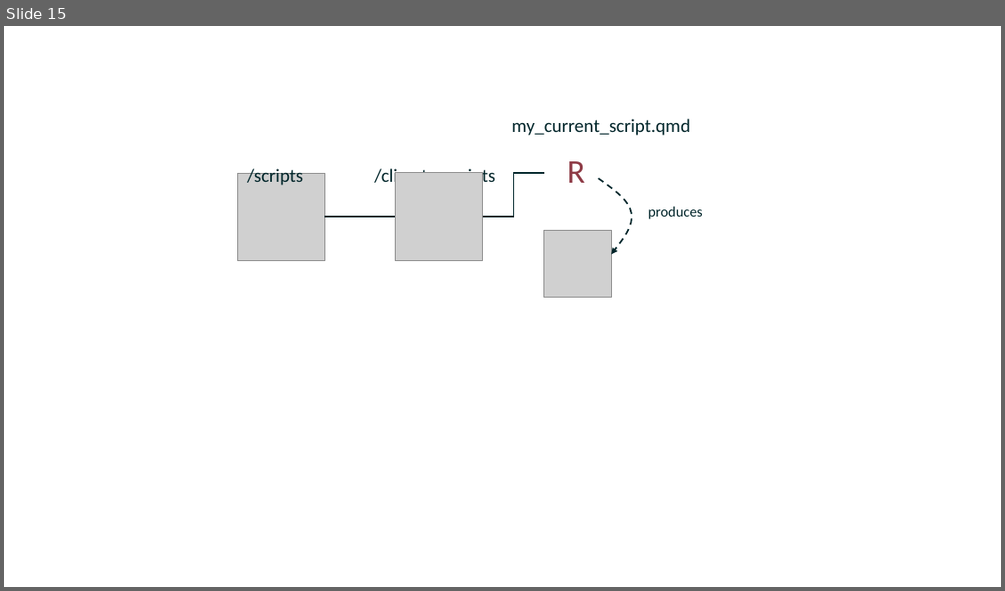
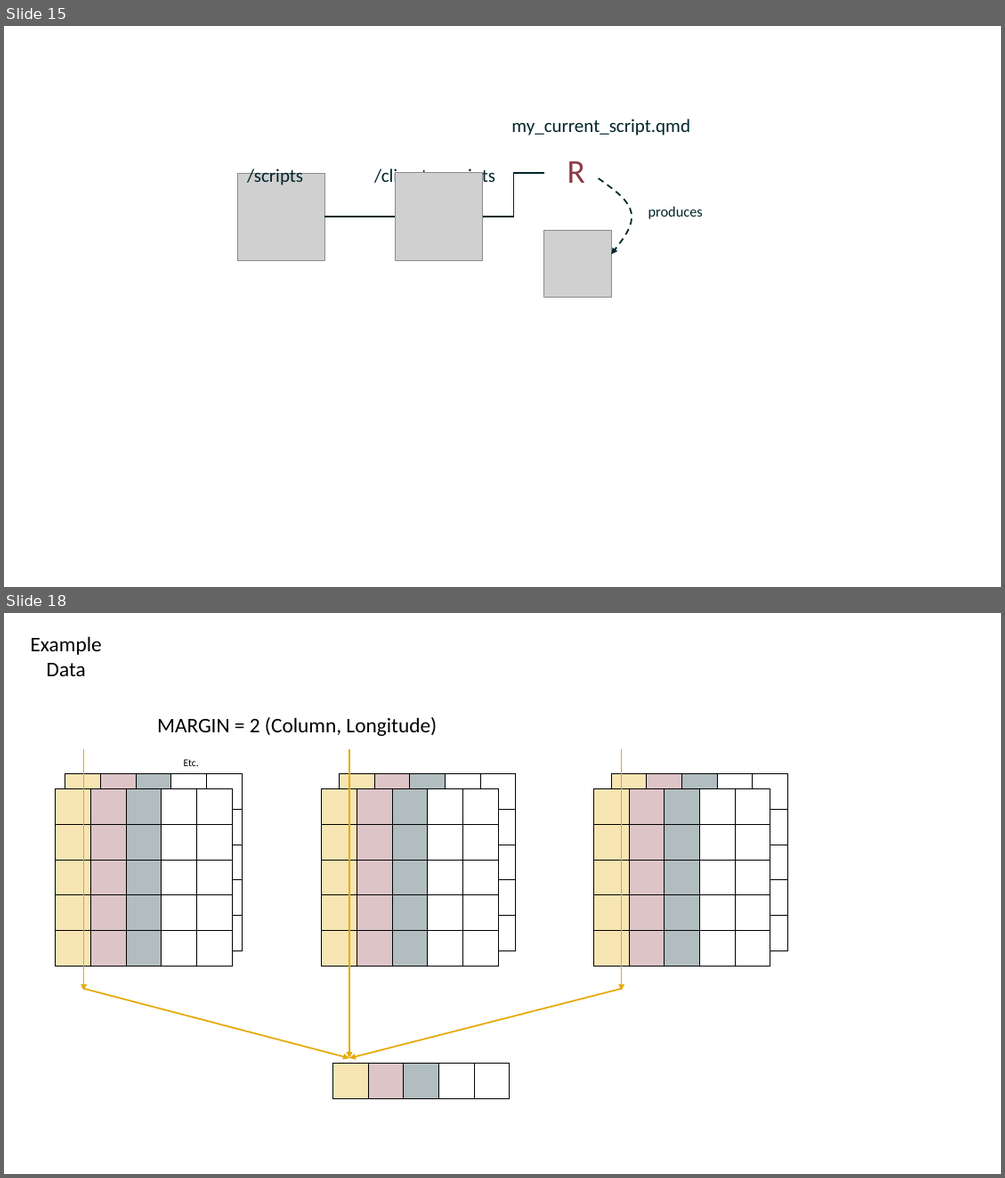
Before and after one commit to add-am/website, a slide deck: images/listing_images.pptx. Shown one above the other, each under a label of ours: slide 15 before the commit, slides 15 and 18 after it; the slides between them are not shown. The pictures are 1005x591 and 1005x1178 pixels, drawn with LibreOffice and Linux fonts; fonts in the diff are those of the drawing; grey boxes stand for pictures. Boxes give left, top, right and bottom in pixels: in the first picture for what was removed or moved away, otherwise in the second. Text is boxed around its words. In the diff, an @@ line names an element or a change of style, - is before the commit and + after.

```diff
--- a/images/listing_images.pptx
+++ b/images/listing_images.pptx
@@ slide 18 added at [4, 613, 1001, 1174], background #FFFFFF @@
@@ text added at [31, 636, 102, 676], 20 pt, text #000000 @@
+Example Data
@@ text added at [157, 717, 437, 736], 20 pt, text #000000 @@
+MARGIN = 2 (Column, Longitude)
@@ arrow added from (84, 749) to (84, 990), #E6AA04 1.5 pt @@
@@ text added at [184, 759, 199, 766], 10 pt, text #000000 @@
+Etc.
@@ arrow added from (349, 749) to (349, 1058), #E6AA04 1.5 pt @@
@@ arrow added from (622, 749) to (622, 990), #E6AA04 1.5 pt @@
@@ table added at [56, 788, 231, 965], 5 rows, 5 columns @@
+ |  |  |  | 
+ |  |  |  | 
+ |  |  |  | 
+ |  |  |  | 
+ |  |  |  | 
@@ table added at [65, 774, 241, 950], 5 rows, 5 columns @@
+ |  |  |  | 
+ |  |  |  | 
+ |  |  |  | 
+ |  |  |  | 
+ |  |  |  | 
@@ table added at [322, 788, 498, 965], 5 rows, 5 columns @@
+ |  |  |  | 
+ |  |  |  | 
+ |  |  |  | 
+ |  |  |  | 
+ |  |  |  | 
@@ table added at [339, 774, 515, 950], 5 rows, 5 columns @@
+ |  |  |  | 
+ |  |  |  | 
+ |  |  |  | 
+ |  |  |  | 
+ |  |  |  | 
@@ table added at [594, 788, 769, 965], 5 rows, 5 columns @@
+ |  |  |  | 
+ |  |  |  | 
+ |  |  |  | 
+ |  |  |  | 
+ |  |  |  | 
@@ table added at [611, 774, 787, 950], 5 rows, 5 columns @@
+ |  |  |  | 
+ |  |  |  | 
+ |  |  |  | 
+ |  |  |  | 
+ |  |  |  | 
@@ arrow added from (84, 989) to (349, 1058), #E6AA04 1.5 pt @@
@@ arrow added from (622, 989) to (349, 1058), #E6AA04 1.5 pt @@
@@ table added at [333, 1063, 509, 1098], 1 rows, 5 columns @@
+ |  |  |  | 
```
Also in this commit, not shown: 7 other slides added, 4 slides removed, 59 other files.
